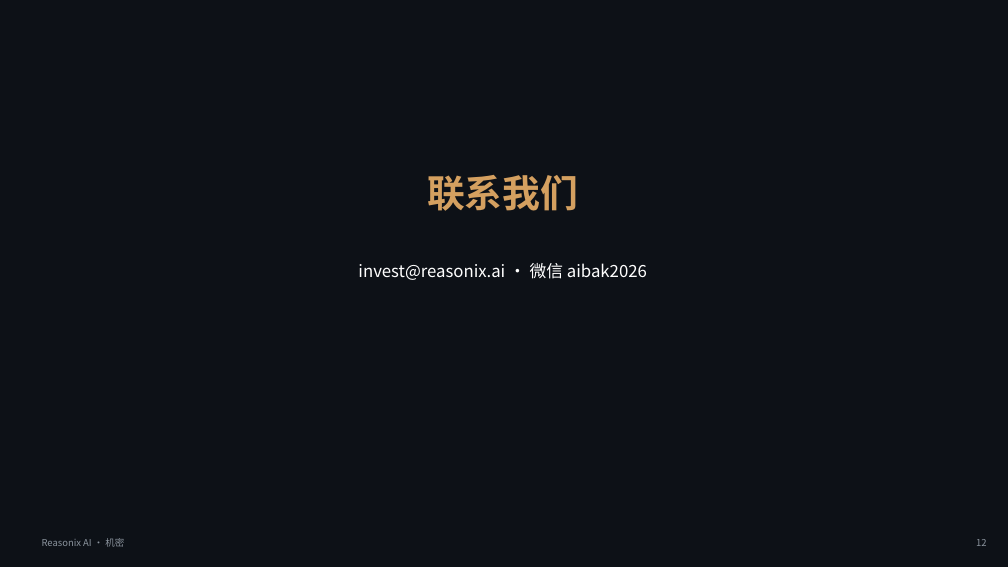
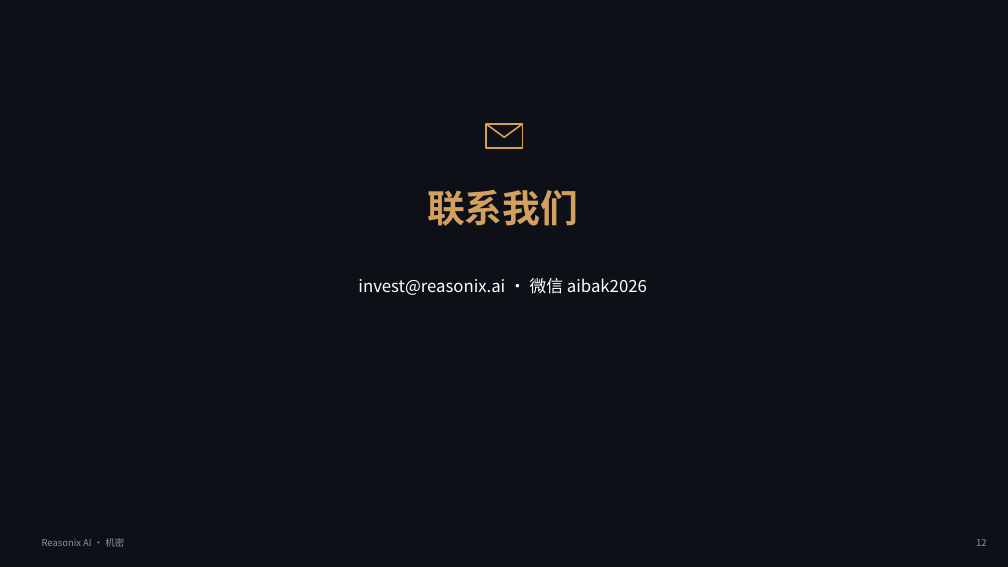
Before and after one commit to xmwcg/ppt-pro-studio, a slide deck: slide 12 of output/deck.pptx. Drawn at 1008x567 pixels with LibreOffice and Linux fonts; fonts in the diff are those of the drawing. Boxes give left, top, right and bottom in pixels: in the first picture for what was removed or moved away, otherwise in the second. Text is boxed around its words. In the diff, an @@ line names an element or a change of style, - is before the commit and + after.

```diff
--- a/output/deck.pptx
+++ b/output/deck.pptx
@@ freeform shape added at box(474, 106, 535, 166), outline #D4A060 1.5 pt @@
@@ text "联系我们": place and size @@
-text "联系我们" at box(427, 175, 578, 211)
+text "联系我们" at box(427, 190, 578, 226)
@@ text "invest@reasonix.ai · 微信 aibak2026": place and size @@
-text "invest@reasonix.ai · 微信 aibak2026" at box(358, 263, 647, 280)
+text "invest@reasonix.ai · 微信 aibak2026" at box(358, 278, 647, 295)
```
Also in this commit, not shown: 11 other slides changed, 5 other files.
